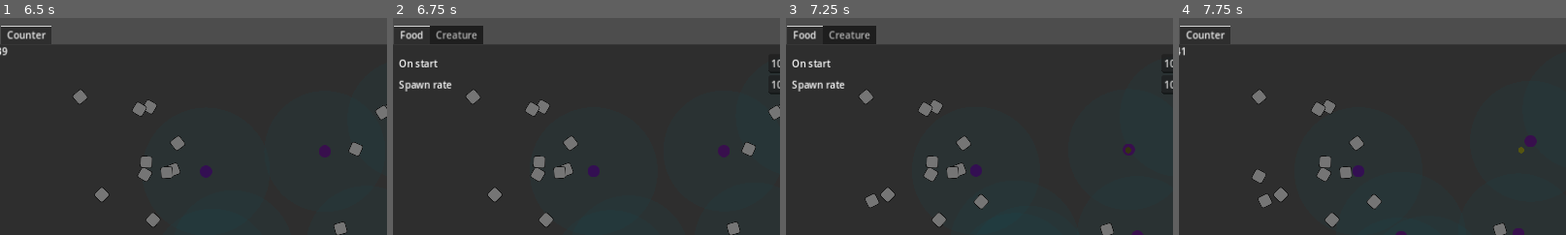
Above: before the commit, frames 1-4 (left to right).
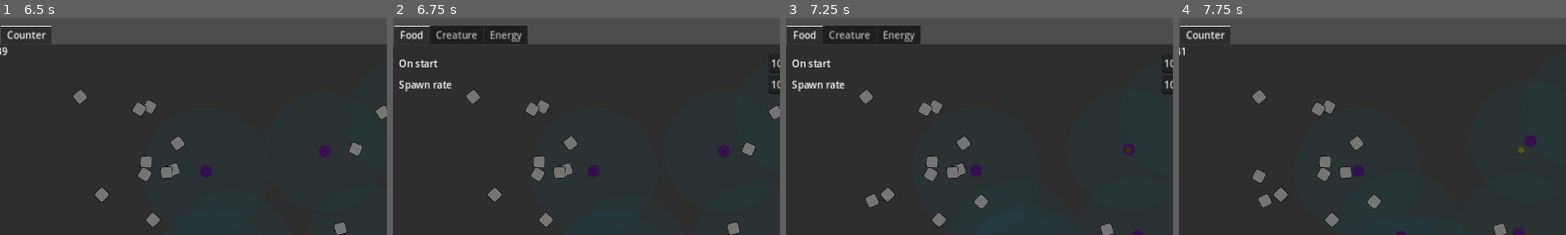
Above: after the commit, the same moments.

Repository: wivest/Natural-Selection
Game: Godot game, scene res://main.tscn
The game is run twice, just before and just after one commit, with the same random seed, the same clock (stepped at 60 frames per second) and the same inputs.
Inputs:
- Up to frame 1 (6.5 s): click "Restart" at 0.5 s; click "Restart" at 1.25 s; click "Restart" at 2 s; click "Statistics" at 2.75 s; click "Statistics" at 3.5 s; click "Statistics" at 4.25 s; click "Pause" at 5 s; click "Continue" at 5.75 s
- Up to frame 2 (6.75 s): click "Settings" at 6.5 s
- Up to frame 3 (7.25 s): no input
- Up to frame 4 (7.75 s): tap Tab (open_statistics) at 7.35 s
The pictures show only the part of the screen within x 2-52%, y 0-50%; the shares and areas given below are measured in that part.

Frame 1 is identical in both runs. In frame 2, 0.9% of the frame differs, in the area x 23-35%, y 3-13%; in frame 3, 0.9%; in frame 4, nothing differs.

Commit message:
refactor: split creature and energy section

Diff:
--- a/ui/tabs/settings/sections/creature.tscn
+++ b/ui/tabs/settings/sections/creature.tscn
@@ -3,11 +3,11 @@
 [ext_resource type="Script" path="res://ui/tabs/settings/sections/section.gd" id="1_35tgw"]
 [ext_resource type="Script" path="res://ui/tabs/settings/sections/parameter.gd" id="2_77f0r"]
 
-[node name="Food" type="VBoxContainer" node_paths=PackedStringArray("parameters")]
+[node name="Creature" type="VBoxContainer" node_paths=PackedStringArray("parameters")]
 offset_right = 88.0
 offset_bottom = 35.0
 script = ExtResource("1_35tgw")
-parameters = [NodePath("OnStart/UIParameter"), NodePath("WhenBorn/UIParameter"), NodePath("DivisionLowerBound/UIParameter"), NodePath("ConsumedOnDivision/UIParameter")]
+parameters = [NodePath("OnStart/UIParameter")]
 
 [node name="OnStart" type="HBoxContainer" parent="."]
 layout_mode = 2
@@ -22,53 +22,3 @@
 size_flags_horizontal = 3
 script = ExtResource("2_77f0r")
 parameter_name = "creatures"
-
-[node name="HSeparator" type="HSeparator" parent="."]
-layout_mode = 2
-
-[node name="Label" type="Label" parent="."]
-layout_mode = 2
-theme_override_font_sizes/font_size = 32
-text = "Energy"
-
-[node name="WhenBorn" type="HBoxContainer" parent="."]
-layout_mode = 2
-
-[node name="Label" type="Label" parent="WhenBorn"]
-layout_mode = 2
-size_flags_horizontal = 3
-text = "When born"
-
-[node name="UIParameter" type="SpinBox" parent="WhenBorn"]
-layout_mode = 2
-size_flags_horizontal = 3
-script = ExtResource("2_77f0r")
-parameter_name = "energy_on_start"
-
-[node name="DivisionLowerBound" type="HBoxContainer" parent="."]
-layout_mode = 2
-
-[node name="Label" type="Label" parent="DivisionLowerBound"]
-layout_mode = 2
-size_flags_horizontal = 3
-text = "Division lower bound"
-
-[node name="UIParameter" type="SpinBox" parent="DivisionLowerBound"]
-layout_mode = 2
-size_flags_horizontal = 3
-script = ExtResource("2_77f0r")
-parameter_name = "division_lower_bound"
-
-[node name="ConsumedOnDivision" type="HBoxContainer" parent="."]
-layout_mode = 2
-
-[node name="Label" type="Label" parent="ConsumedOnDivision"]
-layout_mode = 2
-size_flags_horizontal = 3
-text = "Consumed on division"
-
-[node name="UIParameter" type="SpinBox" parent="ConsumedOnDivision"]
-layout_mode = 2
-size_flags_horizontal = 3
-script = ExtResource("2_77f0r")
-parameter_name = "energy_consumed_on_division"
--- /dev/null
+++ b/ui/tabs/settings/sections/energy.tscn
@@ -0,0 +1,52 @@
+[gd_scene load_steps=3 format=3 uid="uid://bv7je1o05chou"]
+
+[ext_resource type="Script" path="res://ui/tabs/settings/sections/section.gd" id="1_wd4du"]
+[ext_resource type="Script" path="res://ui/tabs/settings/sections/parameter.gd" id="2_xsrcw"]
+
+[node name="Energy" type="VBoxContainer" node_paths=PackedStringArray("parameters")]
+offset_right = 88.0
+offset_bottom = 35.0
+script = ExtResource("1_wd4du")
+parameters = [NodePath("WhenBorn/UIParameter"), NodePath("DivisionLowerBound/UIParameter"), NodePath("ConsumedOnDivision/UIParameter")]
+
+[node name="WhenBorn" type="HBoxContainer" parent="."]
+layout_mode = 2
+
+[node name="Label" type="Label" parent="WhenBorn"]
+layout_mode = 2
+size_flags_horizontal = 3
+text = "When born"
+
+[node name="UIParameter" type="SpinBox" parent="WhenBorn"]
+layout_mode = 2
+size_flags_horizontal = 3
+script = ExtResource("2_xsrcw")
+parameter_name = "energy_on_start"
+
+[node name="DivisionLowerBound" type="HBoxContainer" parent="."]
+layout_mode = 2
+
+[node name="Label" type="Label" parent="DivisionLowerBound"]
+layout_mode = 2
+size_flags_horizontal = 3
+text = "Division lower bound"
+
+[node name="UIParameter" type="SpinBox" parent="DivisionLowerBound"]
+layout_mode = 2
+size_flags_horizontal = 3
+script = ExtResource("2_xsrcw")
+parameter_name = "division_lower_bound"
+
+[node name="ConsumedOnDivision" type="HBoxContainer" parent="."]
+layout_mode = 2
+
+[node name="Label" type="Label" parent="ConsumedOnDivision"]
+layout_mode = 2
+size_flags_horizontal = 3
+text = "Consumed on division"
+
+[node name="UIParameter" type="SpinBox" parent="ConsumedOnDivision"]
+layout_mode = 2
+size_flags_horizontal = 3
+script = ExtResource("2_xsrcw")
+parameter_name = "energy_consumed_on_division"
--- a/ui/tabs/settings/settings.tscn
+++ b/ui/tabs/settings/settings.tscn
@@ -1,7 +1,8 @@
-[gd_scene load_steps=3 format=3 uid="uid://d0kcmg1d3jhci"]
+[gd_scene load_steps=4 format=3 uid="uid://d0kcmg1d3jhci"]
 
 [ext_resource type="PackedScene" uid="uid://cv8pe02y3l4f" path="res://ui/tabs/settings/sections/food.tscn" id="1_r1s3c"]
 [ext_resource type="PackedScene" uid="uid://cla45h7wq8vdy" path="res://ui/tabs/settings/sections/creature.tscn" id="2_1e7py"]
+[ext_resource type="PackedScene" uid="uid://bv7je1o05chou" path="res://ui/tabs/settings/sections/energy.tscn" id="3_d3dwa"]
 
 [node name="Settings" type="TabContainer"]
 anchors_preset = 15
@@ -17,7 +18,7 @@
 theme_override_constants/margin_right = 16
 theme_override_constants/margin_bottom = 16
 
-[node name="Section" parent="Food" instance=ExtResource("1_r1s3c")]
+[node name="Food" parent="Food" instance=ExtResource("1_r1s3c")]
 layout_mode = 2
 
 [node name="Creature" type="MarginContainer" parent="."]
@@ -28,5 +29,16 @@
 theme_override_constants/margin_right = 16
 theme_override_constants/margin_bottom = 16
 
-[node name="Section" parent="Creature" instance=ExtResource("2_1e7py")]
+[node name="Creature" parent="Creature" instance=ExtResource("2_1e7py")]
 layout_mode = 2
+
+[node name="Energy" type="MarginContainer" parent="."]
+visible = false
+layout_mode = 2
+theme_override_constants/margin_left = 16
+theme_override_constants/margin_top = 16
+theme_override_constants/margin_right = 16
+theme_override_constants/margin_bottom = 16
+
+[node name="Energy" parent="Energy" instance=ExtResource("3_d3dwa")]
+layout_mode = 2
